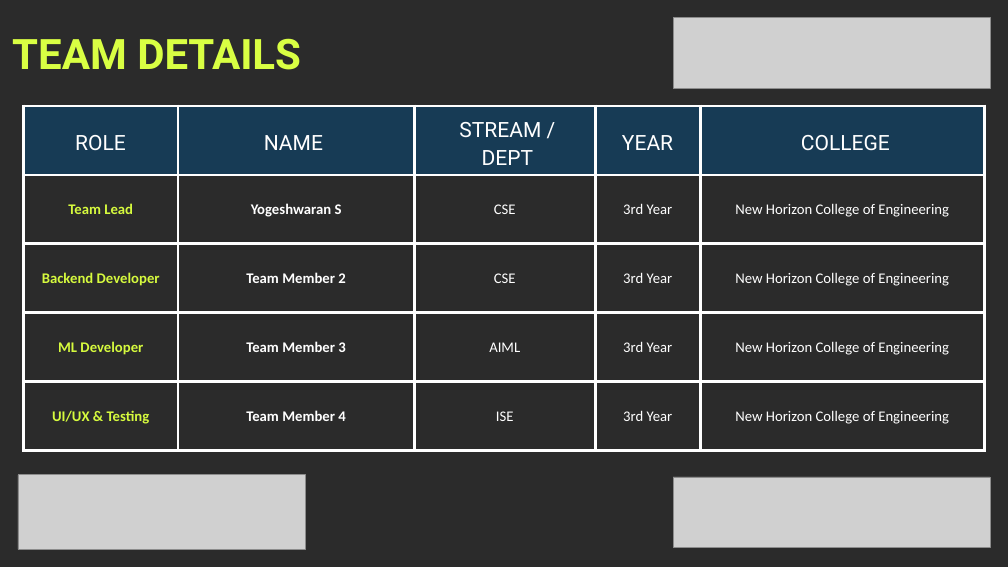
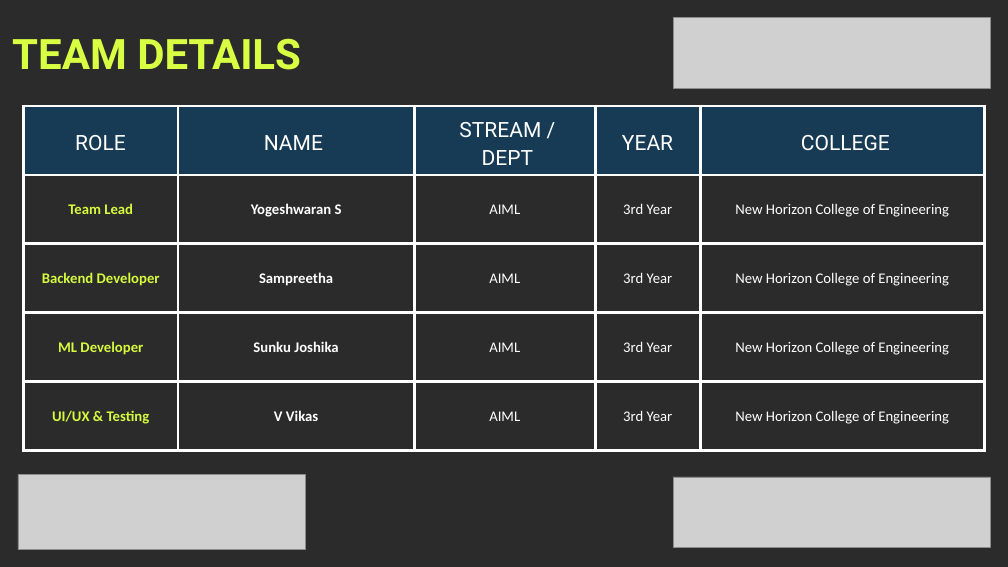
Before and after one commit to yogeshwaran2344/e-healthcare, a slide deck: slide 8 of Khacks_4.0_Proxy_Submission.pptx. Drawn at 1008x567 pixels with LibreOffice and Linux fonts; fonts in the diff are those of the drawing; grey boxes stand for pictures; background and template pictures are left out; a plain dark background stands for a picture behind light text. Boxes give left, top, right and bottom in pixels: in the first picture for what was removed or moved away, otherwise in the second. Text is boxed around its words. In the diff, an @@ line names an element or a change of style, - is before the commit and + after.

Commit message:
feat(hackathon): update Slide 8 team member names and AIML stream

```diff
--- a/Khacks_4.0_Proxy_Submission.pptx
+++ b/Khacks_4.0_Proxy_Submission.pptx
@@ table at bbox=[23, 106, 985, 451] @@
-row 2, column 3: CSE
+row 2, column 3: AIML
-row 3, column 2: Team Member 2
+row 3, column 2: Sampreetha
-row 3, column 3: CSE
+row 3, column 3: AIML
-row 4, column 2: Team Member 3
+row 4, column 2: Sunku Joshika
-row 5, column 2: Team Member 4
+row 5, column 2: V Vikas
-row 5, column 3: ISE
+row 5, column 3: AIML
```
Also in this commit, not shown: 1 other file.
